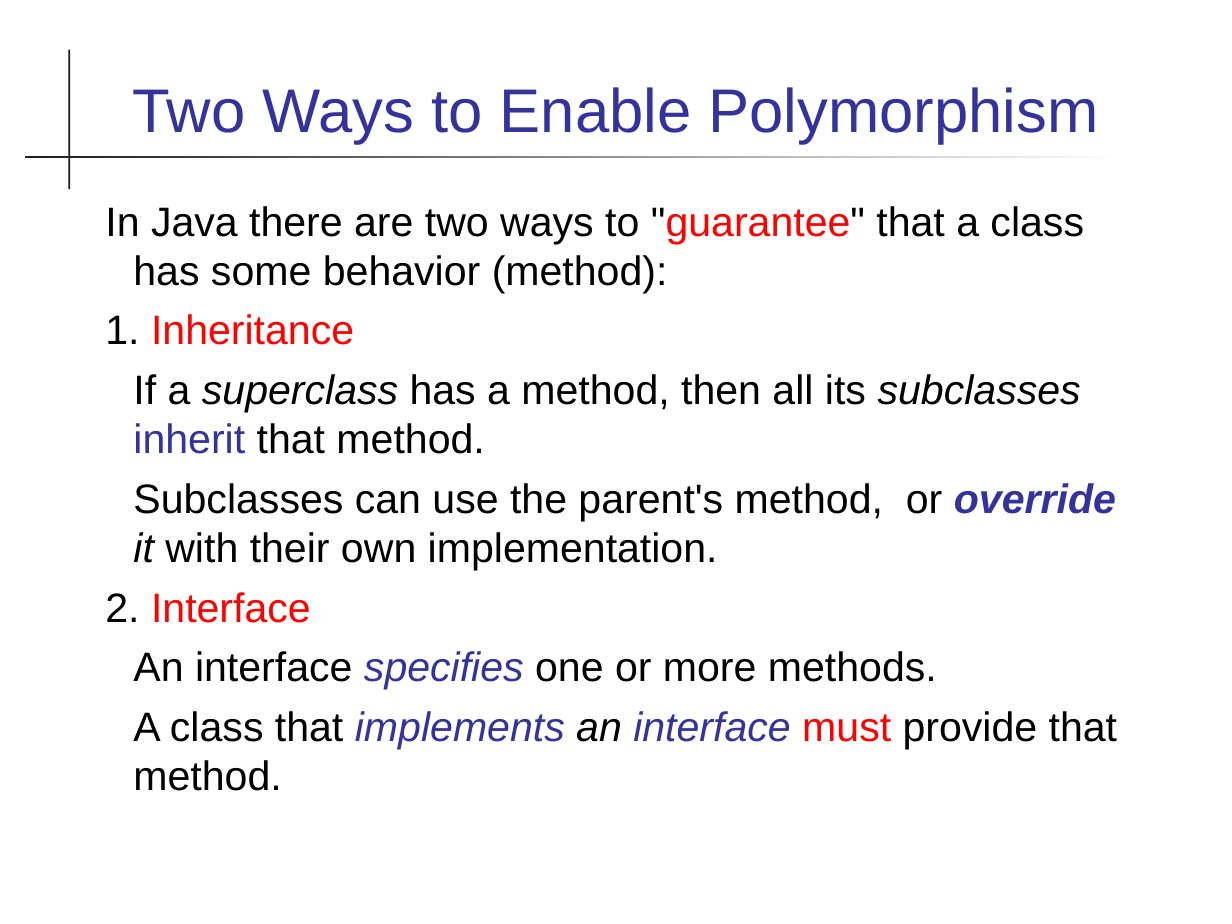
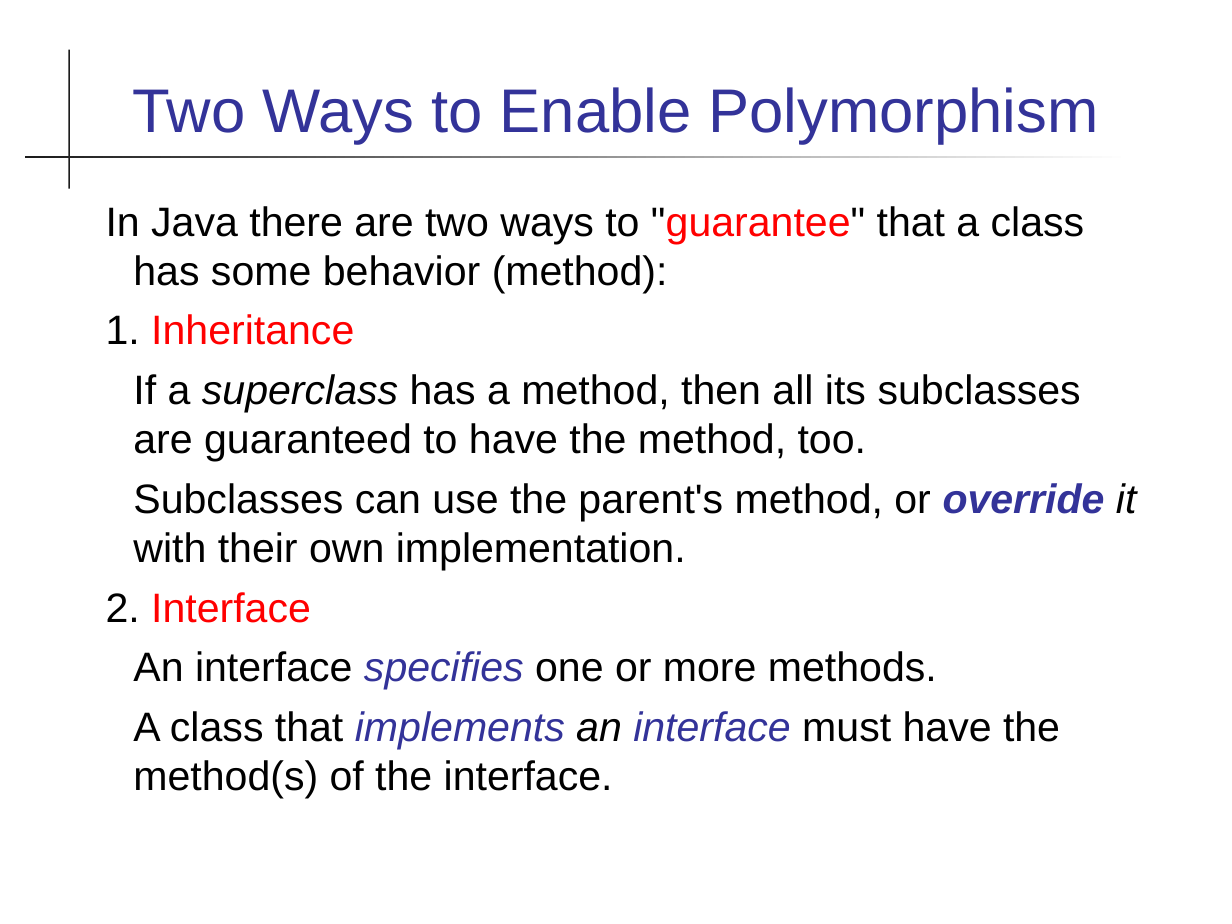
Before and after one commit to skeoop/skeoop.github.io, a slide deck: slide 7 of week2/1-Polymorphism.ppt. Drawn at 1232x924 pixels with LibreOffice and Linux fonts; fonts in the diff are those of the drawing. Boxes give left, top, right and bottom in pixels: in the first picture for what was removed or moved away, otherwise in the second. Text is boxed around its words. In the diff, an @@ line names an element or a change of style, - is before the commit and + after.

```diff
--- a/week2/1-Polymorphism.ppt
+++ b/week2/1-Polymorphism.ppt
@@ text at (x1=133, y1=374, x2=1081, y2=462): text changed @@
-If a superclass has a method, then all its subclasses inherit that method.
+If a superclass has a method, then all its subclasses are guaranteed to have the method, too.
@@ text at (x1=133, y1=711, x2=1060, y2=798): text changed @@
-A class that implements an interface must provide that method.
+A class that implements an interface must have the method(s) of the interface.
```
Also in this commit, not shown: 2 other slides changed, 10 other files.
